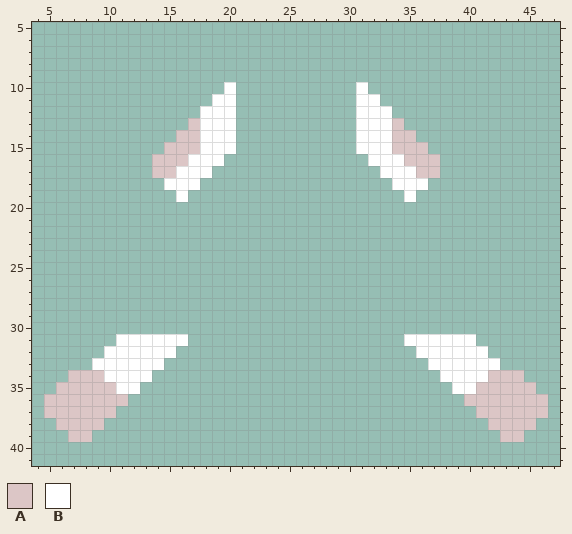
Pixel-art sprite, stored at sprites/units/guppy-cell.png. The picture above was drawn from the file before the commit.
The file is 52x60 pixels. Shown: x 4..47, y 5..41.
Palette (. is transparent): A #dcc6c6  B #ffffff
Pixels before, first column x 5:
10 ...............B..........B...............
11 ..............BB..........BB..............
12 .............BBB..........BBB.............
13 ............ABBB..........BBBA............
14 ...........AABBB..........BBBAA...........
15 ..........AAABBB..........BBBAAA..........
16 .........AAABBB............BBBAAA.........
17 .........AABBB..............BBBAA.........
18 ..........BBB................BBB..........
19 ...........B..................B...........
20 ..........................................
21 ..........................................
22 ..........................................
23 ..........................................
24 ..........................................
25 ..........................................
26 ..........................................
27 ..........................................
28 ..........................................
29 ..........................................
30 ..........................................
31 ......BBBBBB..................BBBBBB......
32 .....BBBBBB....................BBBBBB.....
33 ....BBBBBB......................BBBBBB....
34 ..AAABBBB........................BBBBAAA..
35 .AAAAABB..........................BBAAAAA.
36 AAAAAAA............................AAAAAAA
37 AAAAAA..............................AAAAAA
38 .AAAA................................AAAA.
39 ..AA..................................AA..
And afterwards:
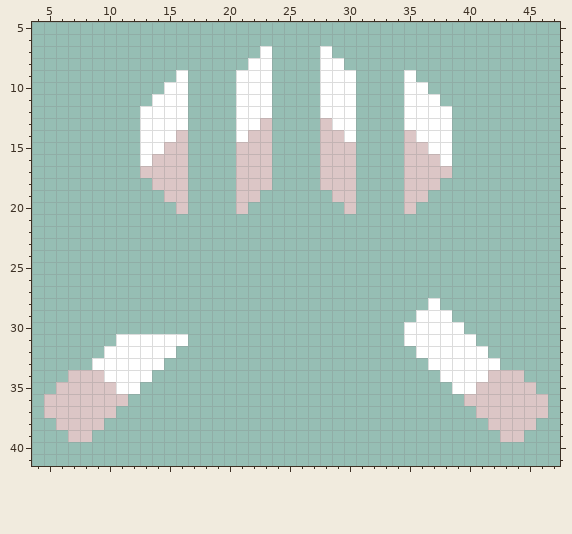
The edit:
The edit adds colour A in row 13 at x 23 and 28; in row 14 at x 22 to 23 and 28 to 29; in rows 15 to 16 at x 21 to 23 and 28 to 30; in row 17 at x 13, 21 to 23, 28 to 30 and 38; in row 18 at x 14, 21 to 23, 28 to 30 and 37; in row 19 at x 15, 21 to 22, 29 to 30 and 36.
The edit adds colour A in row 20 at x 16, 21, 30 and 35.
Colour B gives way to colour A in row 17 at x 16 and 35; in row 18 at x 15 to 16 and 35 to 36; in row 19 at x 16 and 35.
The edit adds colour B in row 7 at x 23 and 28; in row 8 at x 22 to 23 and 28 to 29; in row 9 at x 16, 21 to 23, 28 to 30 and 35; in row 10 at x 15 to 16, 21 to 23, 28 to 30 and 35 to 36; in row 11 at x 14 to 16, 21 to 23, 28 to 30 and 35 to 37; in row 12 at x 13 to 16, 21 to 23, 28 to 30 and 35 to 38.
The edit adds colour B in row 13 at x 13 to 16, 21 to 22, 29 to 30 and 35 to 38; in row 14 at x 13 to 15, 21, 30 and 36 to 38; in row 15 at x 13 to 14 and 37 to 38; in row 16 at x 13 and 38; in row 28 at x 37; in row 29 at x 36 to 38.
The edit adds colour B in row 30 at x 35 to 39.
The edit erases colour A in rows 13 to 15 at x 17 and 34.
The edit erases colour B in row 10 at x 20 and 31; in row 11 at x 19 to 20 and 31 to 32; in rows 12 to 15 at x 18 to 20 and 31 to 33; in row 16 at x 17 to 19 and 32 to 34; in row 17 at x 17 to 18 and 33 to 34; in row 18 at x 17 and 34.
Boxes around the changes in both pictures, in picture pixels (x1, y1, x2, y2):
changed: (140, 46, 272, 214)
changed: (320, 46, 452, 214)
added: (404, 298, 464, 334)
